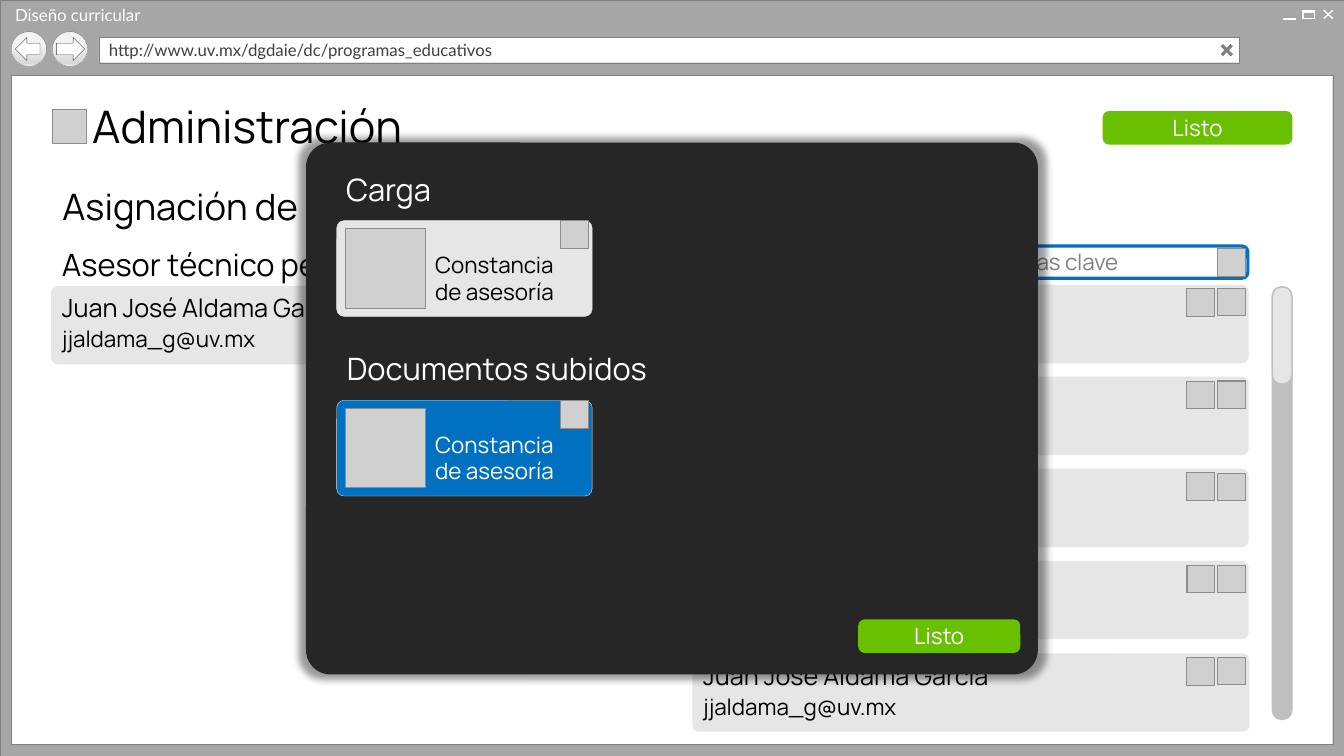
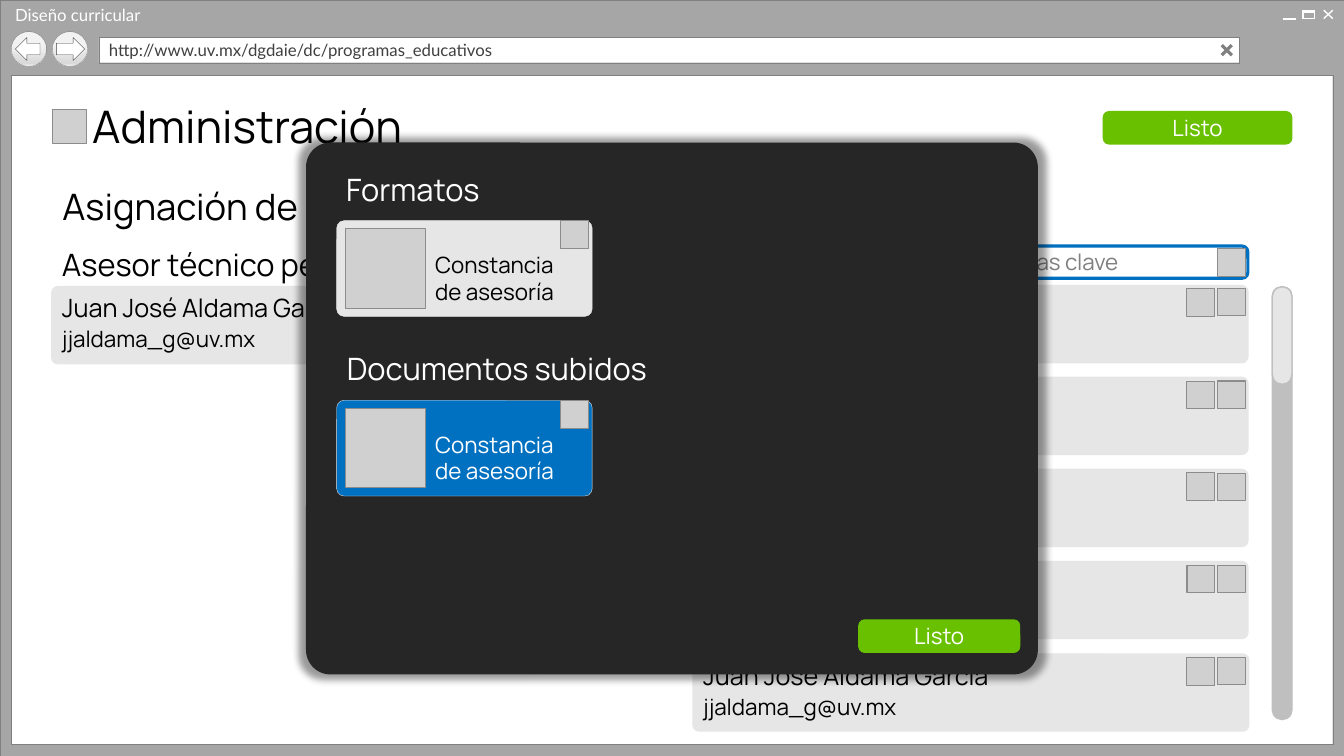
Before and after one commit to Senzho/DISENO_CURRICULAR_SS_05_2019, a slide deck: slide 7 of Diseño/Prototipos V2.pptx. Drawn at 1344x756 pixels with LibreOffice and Linux fonts; fonts in the diff are those of the drawing; grey boxes stand for pictures; background and template pictures are left out. Boxes give left, top, right and bottom in pixels: in the first picture for what was removed or moved away, otherwise in the second. Text is boxed around its words. In the diff, an @@ line names an element or a change of style, - is before the commit and + after.

```diff
--- a/Diseño/Prototipos V2.pptx
+++ b/Diseño/Prototipos V2.pptx
@@ text at [346,179,479,202]: text changed @@
-Carga
+Formatos
```
Also in this commit, not shown: 1 other slide changed, 1 other file.
